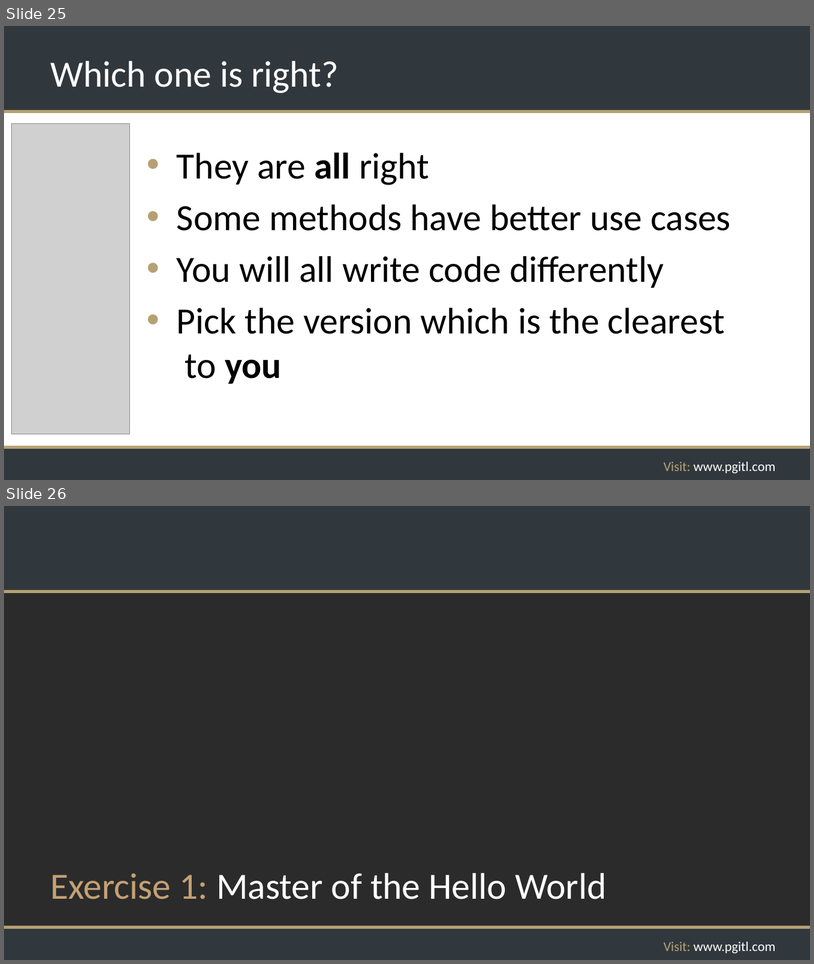
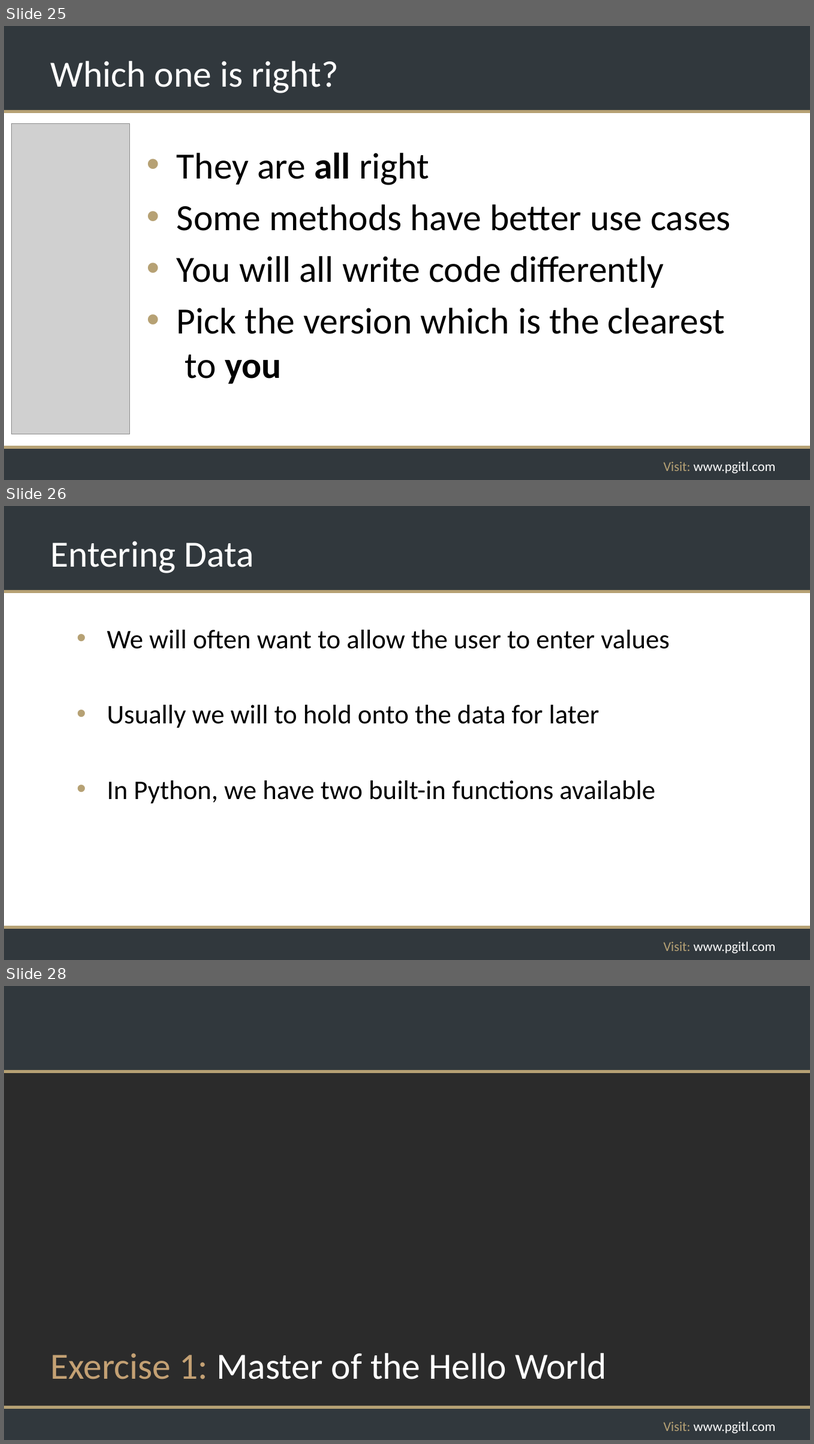
Before and after one commit to rikkouri/project-a, a slide deck: Programming Foundations.pptx. Shown one above the other, each under a label of ours: slides 25 and 26 before the commit, slides 25, 26 and 28 after it; the slides between them are not shown. The pictures are 814x964 and 814x1444 pixels, drawn with LibreOffice and Linux fonts; fonts in the diff are those of the drawing; grey boxes stand for pictures; background and template pictures are left out; a plain dark background stands for a picture behind light text. Boxes give left, top, right and bottom in pixels: in the first picture for what was removed or moved away, otherwise in the second. Text is boxed around its words. In the diff, an @@ line names an element or a change of style, - is before the commit and + after.

```diff
--- a/Programming Foundations.pptx
+++ b/Programming Foundations.pptx
@@ slide 26 added at [4,506,810,960], background #FFFFFF; not listed: 5 template elements that a slide beside it also shows @@
@@ title added at [50,541,254,573], 44 pt, text #FFFFFF @@
+Entering Data
@@ text added at [107,630,670,804], 32 pt, text #000000 @@
+• We will often want to allow the user to enter values
+• Usually we will to hold onto the data for later
+• In Python, we have two built-in functions available
@@ what was slide 26 is now slide 28 @@
```
Also in this commit, not shown: 7 slides changed, 3 other slides added, 2 slides removed.
